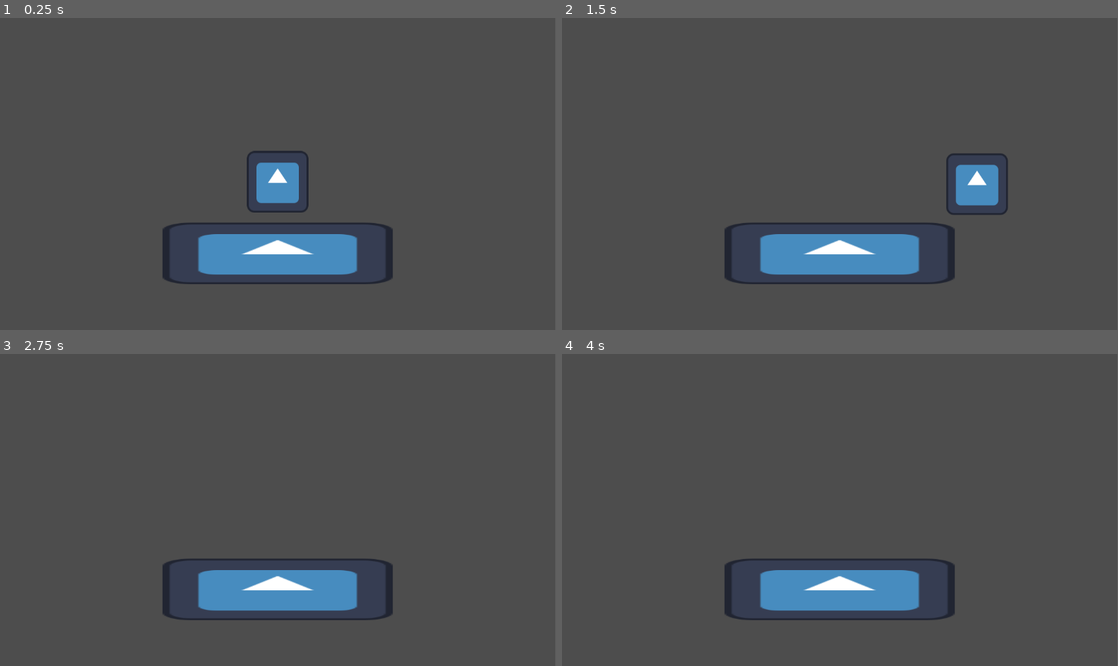
Above: before the commit, frames 1-4 (two rows, left to right).
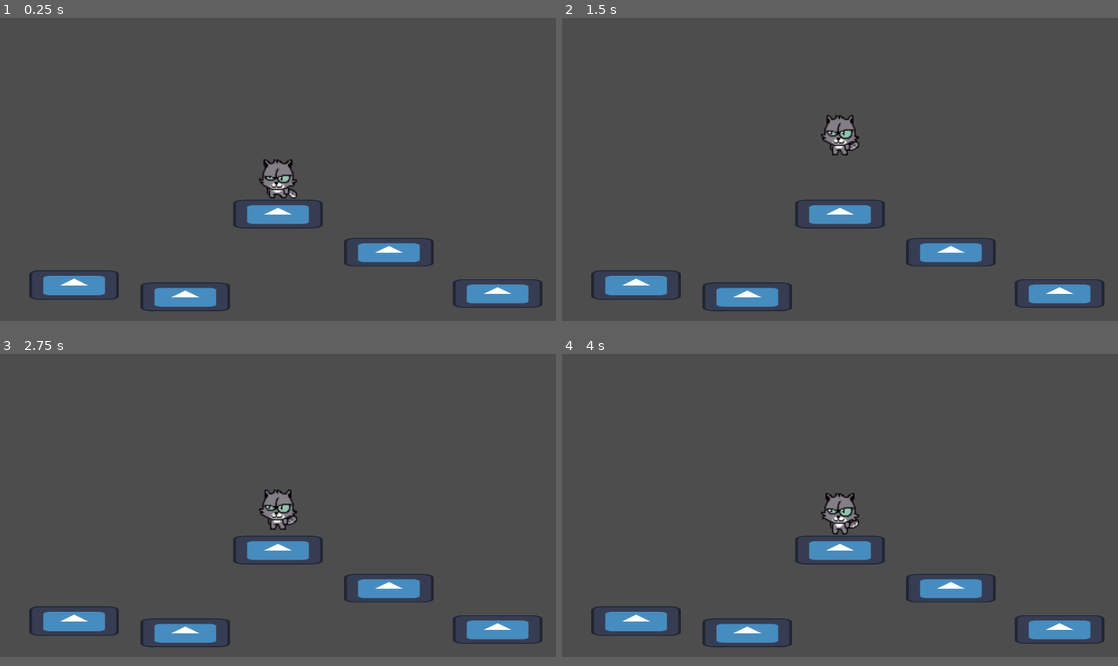
Above: after the commit, the same moments.

Repository: firesmoker/bubble07
Game: Godot game, scene res://scenes/game.tscn
Two runs of this game, one before a commit and one after it. Both use one fixed random seed, a clock stepped at 60 frames per second and the inputs below. The engine's default icon, where the game draws it, is replaced by a stand-in: a white triangle on a blue panel in a dark square.
Inputs:
- Up to frame 1 (0.25 s): no input
- Up to frame 2 (1.5 s): tap Enter (ui_accept) at 0.5, 0.6 s; hold Right (ui_right) from 0.53 s (still down); tap W (jump, bound only after the commit) at 0.77, 0.8, 1.07, 1.35 s
- Up to frame 3 (2.75 s): tap W (jump, bound only after the commit) at 1.52, 1.82, 2.3 s; tap Enter (ui_accept) at 1.55, 2.1 s; release Right (ui_right) at 2.03 s; hold Left (ui_left) from 2.03 s (still down)
- Up to frame 4 (4 s): release Left (ui_left) at 2.78 s; hold Right (ui_right) from 2.78 s (still down); tap Enter (ui_accept) at 2.85 s; tap W (jump, bound only after the commit) at 3.02, 3.32, 3.6, 3.77 s
In our replay, the window is 799x449 before the commit and 800x436 after it. These sizes can differ from the game's own. Grey fills any space a smaller window leaves; there, only what the larger window draws over its background counts as a difference.

The runs differ from the first frame. In frame 1, 10% of the frame differs, in the area x 5-98%, y 42-94%; in frame 2, 11%, in the area x 5-98%, y 31-94%; in frame 3, 9.4%; in frame 4, 9.4%.

Commit message:
cat player functionality

Diff:
--- a/project.godot
+++ b/project.godot
@@ -14,3 +14,27 @@
 run/main_scene="res://scenes/game.tscn"
 config/features=PackedStringArray("4.3", "Forward Plus")
 config/icon="res://icon.svg"
+
+[display]
+
+window/size/viewport_width=1980
+window/size/viewport_height=1080
+window/size/resizable=false
+
+[input]
+
+left={
+"deadzone": 0.5,
+"events": [Object(InputEventKey,"resource_local_to_scene":false,"resource_name":"","device":-1,"window_id":0,"alt_pressed":false,"shift_pressed":false,"ctrl_pressed":false,"meta_pressed":false,"pressed":false,"keycode":0,"physical_keycode":65,"key_label":0,"unicode":97,"location":0,"echo":false,"script":null)
+]
+}
+right={
+"deadzone": 0.5,
+"events": [Object(InputEventKey,"resource_local_to_scene":false,"resource_name":"","device":-1,"window_id":0,"alt_pressed":false,"shift_pressed":false,"ctrl_pressed":false,"meta_pressed":false,"pressed":false,"keycode":0,"physical_keycode":68,"key_label":0,"unicode":100,"location":0,"echo":false,"script":null)
+]
+}
+jump={
+"deadzone": 0.5,
+"events": [Object(InputEventKey,"resource_local_to_scene":false,"resource_name":"","device":-1,"window_id":0,"alt_pressed":false,"shift_pressed":false,"ctrl_pressed":false,"meta_pressed":false,"pressed":false,"keycode":0,"physical_keycode":87,"key_label":0,"unicode":119,"location":0,"echo":false,"script":null)
+]
+}
--- a/scenes/catplayer.tscn
+++ b/scenes/catplayer.tscn
@@ -1,27 +1,58 @@
-[gd_scene load_steps=5 format=3 uid="uid://bdpficipe4et0"]
+[gd_scene load_steps=9 format=3 uid="uid://bdpficipe4et0"]
 
 [ext_resource type="Script" path="res://scripts/catplayer.gd" id="1_syx8v"]
-[ext_resource type="Texture2D" uid="uid://re0w6dh1floq" path="res://icon.svg" id="2_mtrrw"]
+[ext_resource type="Texture2D" uid="uid://ehqm4qglilps" path="res://assats/CatIdle-Sheet.png" id="3_71wjl"]
 
 [sub_resource type="CircleShape2D" id="CircleShape2D_2s32u"]
-radius = 81.6088
+radius = 49.0408
+
+[sub_resource type="AtlasTexture" id="AtlasTexture_jt73p"]
+atlas = ExtResource("3_71wjl")
+region = Rect2(0, 0, 64, 64)
+
+[sub_resource type="AtlasTexture" id="AtlasTexture_ggdkl"]
+atlas = ExtResource("3_71wjl")
+region = Rect2(64, 0, 64, 64)
+
+[sub_resource type="AtlasTexture" id="AtlasTexture_dybih"]
+atlas = ExtResource("3_71wjl")
+region = Rect2(128, 0, 64, 64)
+
+[sub_resource type="AtlasTexture" id="AtlasTexture_cd8vo"]
+atlas = ExtResource("3_71wjl")
+region = Rect2(192, 0, 64, 64)
 
 [sub_resource type="SpriteFrames" id="SpriteFrames_p07ug"]
 animations = [{
 "frames": [{
 "duration": 1.0,
-"texture": ExtResource("2_mtrrw")
+"texture": SubResource("AtlasTexture_jt73p")
+}, {
+"duration": 1.0,
+"texture": SubResource("AtlasTexture_ggdkl")
+}, {
+"duration": 1.0,
+"texture": SubResource("AtlasTexture_dybih")
+}, {
+"duration": 1.0,
+"texture": SubResource("AtlasTexture_cd8vo")
 }],
 "loop": true,
 "name": &"default",
-"speed": 24.0
+"speed": 6.0
 }]
 
 [node name="Catplayer" type="CharacterBody2D"]
+scale = Vector2(2, 2.158)
 script = ExtResource("1_syx8v")
 
 [node name="CollisionShape2D" type="CollisionShape2D" parent="."]
+position = Vector2(0, 4)
+scale = Vector2(0.816068, 0.816068)
 shape = SubResource("CircleShape2D_2s32u")
 
 [node name="AnimatedSprite2D" type="AnimatedSprite2D" parent="."]
+scale = Vector2(1.98298, 1.9456)
 sprite_frames = SubResource("SpriteFrames_p07ug")
+autoplay = "default"
+frame_progress = 0.75458
--- a/scenes/game.tscn
+++ b/scenes/game.tscn
@@ -8,6 +8,23 @@
 [node name="Catplayer" parent="." instance=ExtResource("1_4sxkf")]
 
 [node name="Platform" parent="." instance=ExtResource("2_xt8os")]
-position = Vector2(0, 165)
+position = Vector2(-726, 412)
+scale = Vector2(0.668142, 0.823417)
+
+[node name="Platform2" parent="." instance=ExtResource("2_xt8os")]
+position = Vector2(-330, 454)
+scale = Vector2(0.668142, 0.796875)
+
+[node name="Platform3" parent="." instance=ExtResource("2_xt8os")]
+position = Vector2(0, 159)
+scale = Vector2(0.668142, 0.796875)
+
+[node name="Platform4" parent="." instance=ExtResource("2_xt8os")]
+position = Vector2(395, 295)
+scale = Vector2(0.668142, 0.796875)
+
+[node name="Platform5" parent="." instance=ExtResource("2_xt8os")]
+position = Vector2(782, 442)
+scale = Vector2(0.668142, 0.796875)
 
 [node name="Camera2D" type="Camera2D" parent="."]
--- a/scenes/platform.tscn
+++ b/scenes/platform.tscn
@@ -6,6 +6,8 @@
 size = Vector2(484, 134)
 
 [node name="Platform" type="StaticBody2D"]
+position = Vector2(0, 35)
+scale = Vector2(0.430779, 0.526316)
 
 [node name="CollisionShape2D" type="CollisionShape2D" parent="."]
 shape = SubResource("RectangleShape2D_ljpf0")
--- a/scripts/catplayer.gd
+++ b/scripts/catplayer.gd
@@ -1,25 +1,31 @@
 extends CharacterBody2D
 
+@onready var animated_sprite_2d: AnimatedSprite2D = $AnimatedSprite2D
 
-const SPEED = 300.0
-const JUMP_VELOCITY = -400.0
+const SPEED = 900.0
+const JUMP_VELOCITY = -900.0
 
 
 func _physics_process(delta: float) -> void:
 	# Add the gravity.
 	if not is_on_floor():
-		velocity += get_gravity() * delta
+		velocity += get_gravity() * 2 * delta
+	# Handle jump.
 
-	# Handle jump.
-	if Input.is_action_just_pressed("ui_accept") and is_on_floor():
+	if Input.is_action_just_pressed("jump") and is_on_floor():
 		velocity.y = JUMP_VELOCITY
 
 	# Get the input direction and handle the movement/deceleration.
 	# As good practice, you should replace UI actions with custom gameplay actions.
-	var direction := Input.get_axis("ui_left", "ui_right")
+	var direction := Input.get_axis("left", "right")
 	if direction:
 		velocity.x = direction * SPEED
 	else:
 		velocity.x = move_toward(velocity.x, 0, SPEED)
 
+	if velocity.x > 0:
+		animated_sprite_2d.flip_h = true
+	else:
+		animated_sprite_2d.flip_h = false
+
 	move_and_slide()
Binary file added: assats/CatIdle (1).png
Not shown, added: assats/CatIdle (1).png.import
Binary file added: assats/CatIdle-Sheet.png
Not shown, added: assats/CatIdle-Sheet.png.import
Binary file added: assats/CatIdle.png
Not shown, added: assats/CatIdle.png.import
